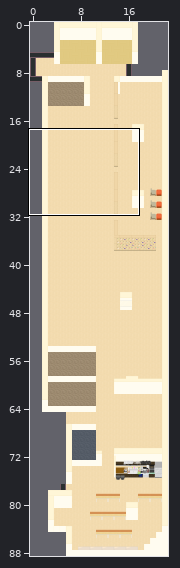
One commit to this Tiled map (JSON): maps/map.json. The first picture is a wide view before the edit; the outline marks the close-up.
Close-up. Earlier state:
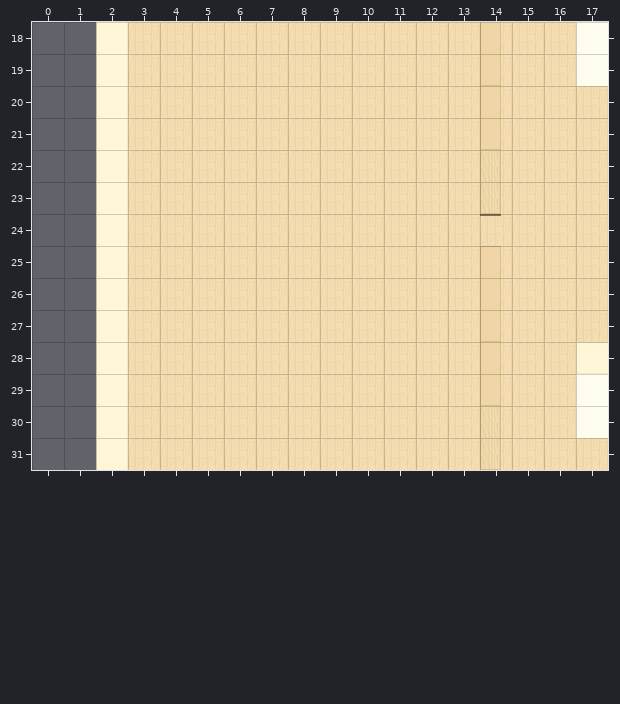
Cells are 32x32 px. Shown: x 0..17, y 18..31. The commit also changed other parts of the map, which this record leaves out. Tiles whose own drawing changed are shown in their newer look in all pictures.
Once edited:
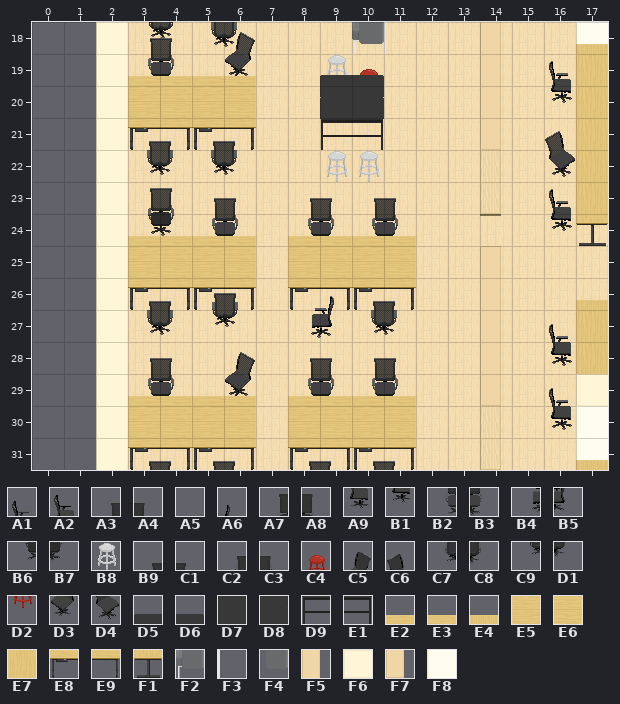
Key: from "OGP_Chairs & Tables": A1 5, A2 9, A3 12, A4 13, A5 14, A6 15, A7 16, A8 17, A9 30, B1 34, B2 37, B3 38, B4 39, B5 40, B6 41, B7 42, B8 51, B9 62, C1 63, C2 66, C3 67, C4 77, C5 79, C6 80, C7 87, C8 88, C9 91, D1 92, D2 102, D3 104, D4 105, D5 163, D6 164, D7 188, D8 189, D9 213, E1 214, E2 232, E3 233, E4 234, E5 257, E6 258, E7 259, E8 282, E9 283, F1 284, F2 401, F3 402, F4 403; from "OGP_Walls & Floor": F5 110, F6 125, F7 135, F8 155.
__ is an empty cell.
Tiles replaced or removed in this view: F6, F7, F8.
Changes in this commit:
Changed rows in their new state; .. is an unchanged cell.
Layer "walls":
first column x 14:
19 F5 .. .. __
first column x 14:
27 F5 .. .. ..
29 .. .. .. __
31 .. .. .. F8
Layer "belowFurniture":
first column x 3:
19 .. .. .. .. .. .. B8 C4
20 E5 E6 E5 E6 .. .. .. D2
21 E8 E9 E8 E9 .. .. .. ..
first column x 3:
25 E5 E6 E5 E6 .. E5 E6 E5 E6
26 E8 E9 E8 E9 .. E8 E9 E8 E9
first column x 3:
30 E5 E6 E5 E6 .. E5 E6 E5 E6
31 E8 E9 E8 E9 .. E8 E9 E8 E9
Layer "furniture":
first column x 3:
18 A3 A4 .. C5 .. .. .. F2 F3 .. .. .. .. .. E4
19 B2 B3 .. D3 .. .. D5 D6 .. .. .. .. .. A2 E7
20 .. .. .. .. .. .. D7 D8 .. .. .. .. .. B1 E7
21 .. .. .. .. .. .. D9 E1 .. .. .. .. .. C6 E7
22 .. .. .. .. .. .. .. .. .. .. .. .. .. D4 E7
23 A7 A8 A3 A4 .. A3 A4 A3 A4 .. .. .. .. A2 E7
24 B6 B7 B2 B3 .. B2 B3 B2 B3 .. .. .. .. B1 F1
27 .. .. .. .. .. .. .. .. .. .. .. .. .. A1 E7
28 A3 A4 .. C5 .. A3 A4 A3 A4 .. .. .. .. A9 E7
29 B2 B3 .. D3 .. B2 B3 B2 B3 .. .. .. .. A1 ..
30 .. .. .. .. .. .. .. .. .. .. .. .. .. A9 ..
31 .. .. .. .. .. .. .. .. .. .. .. .. .. .. E4
Layer "aboveFurniture":
first column x 9:
22 B8 B8
Layer "Wallpaper Above player":
first column x 17:
28 __
29 F6
Layer "abovePlayer1":
first column x 3:
18 C9 D1 C7 C8 .. .. .. F4 .. .. .. .. .. .. ..
19 E2 E3 E2 E3 .. .. .. .. .. .. .. .. .. .. ..
21 B9 C1 B9 C1 .. .. .. .. .. .. .. .. .. .. ..
22 C7 C8 C7 C8 .. .. .. .. .. .. .. .. .. .. ..
24 E2 E3 E2 E3 .. E2 E3 E2 E3 .. .. .. .. .. ..
26 B9 C1 C2 C3 .. A5 A6 B9 C1 .. .. .. .. .. E4
27 C7 C8 C9 D1 .. B4 B5 C7 C8 .. .. .. .. .. ..
29 E2 E3 E2 E3 .. E2 E3 E2 E3 .. .. .. .. .. ..
31 B9 C1 B9 C1 .. B9 C1 B9 C1 .. .. .. .. .. ..
Pixel boxes of the changes (left, top, right, bottom) in both close-ups:
added: (128, 22, 256, 470)
added: (288, 22, 416, 470)
changed: (545, 44, 608, 246)
changed: (481, 85, 500, 86)
changed: (549, 300, 608, 470)
changed: (481, 341, 500, 342)
